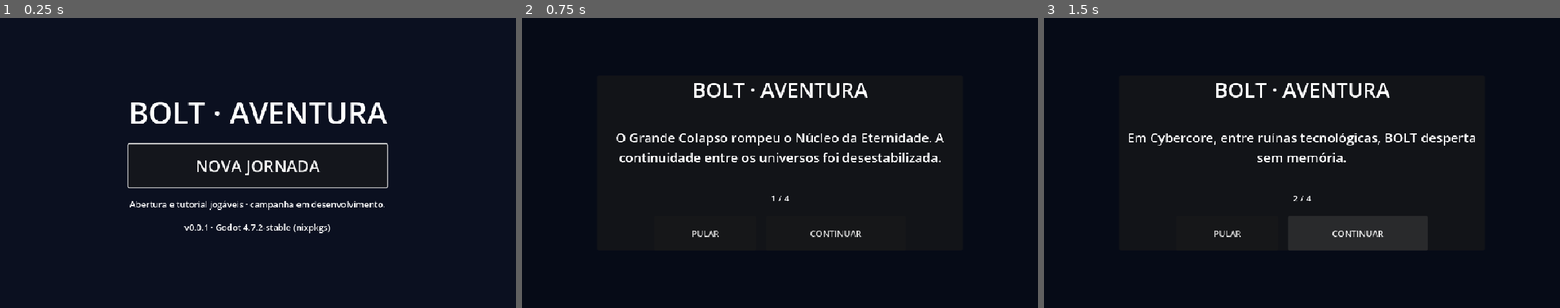
Above: before the commit, frames 1-3 (left to right).
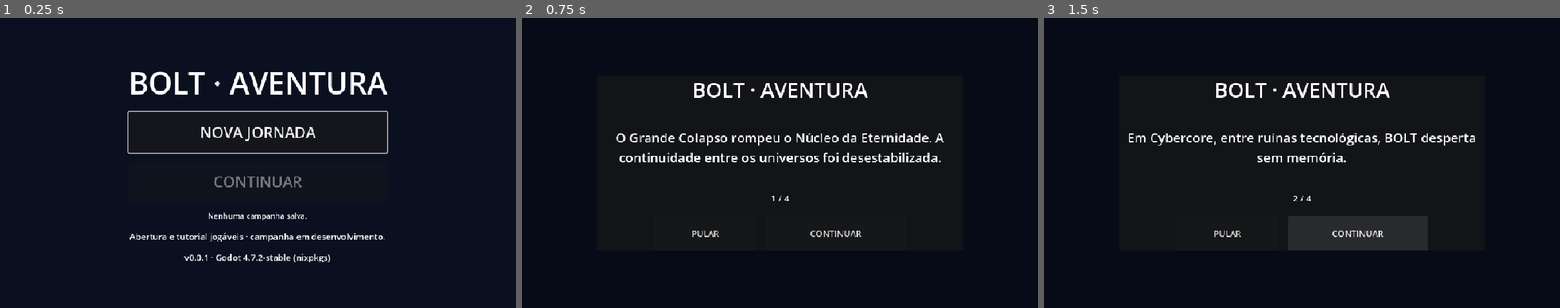
Above: after the commit, the same moments.

Repository: jyanzy19-yml/new-bolt-aventura
Game: Godot game, scene res://scenes/boot/boot.tscn
Two runs of this game, one before a commit and one after it. Both use one fixed random seed, a clock stepped at 60 frames per second and the inputs below.
Inputs:
- Up to frame 1 (0.25 s): no input
- Up to frame 2 (0.75 s): click "NOVA JORNADA" at 0.5 s
- Up to frame 3 (1.5 s): click "CONTINUAR" at 1.25 s

The runs differ from the first frame. In frame 1, 7.0% of the frame differs, in the area x 24-76%, y 18-85%; in frame 2, nothing differs; in frame 3, nothing differs.

Commit message:
feat: add campaign new-game and continue flow

Diff:
--- a/scenes/ui/main_menu.tscn
+++ b/scenes/ui/main_menu.tscn
@@ -21,7 +21,7 @@
 
 [node name="Column" type="VBoxContainer" parent="Center"]
 layout_mode = 2
-theme_override_constants/separation = 20
+theme_override_constants/separation = 16
 
 [node name="Title" type="Label" parent="Center/Column"]
 layout_mode = 2
@@ -31,10 +31,27 @@
 
 [node name="PlayButton" type="Button" parent="Center/Column"]
 unique_name_in_owner = true
-custom_minimum_size = Vector2(380, 80)
+custom_minimum_size = Vector2(380, 76)
 layout_mode = 2
-theme_override_font_sizes/font_size = 30
+theme_override_font_sizes/font_size = 28
 text = "NOVA JORNADA"
+
+[node name="ContinueButton" type="Button" parent="Center/Column"]
+unique_name_in_owner = true
+custom_minimum_size = Vector2(380, 76)
+layout_mode = 2
+theme_override_font_sizes/font_size = 28
+disabled = true
+text = "CONTINUAR"
+
+[node name="ProgressStatusLabel" type="Label" parent="Center/Column"]
+unique_name_in_owner = true
+custom_minimum_size = Vector2(480, 0)
+layout_mode = 2
+theme_override_font_sizes/font_size = 14
+text = "Verificando progresso…"
+horizontal_alignment = 1
+autowrap_mode = 2
 
 [node name="DevNote" type="Label" parent="Center/Column"]
 layout_mode = 2
--- a/scripts/campaign/campaign_progress.gd
+++ b/scripts/campaign/campaign_progress.gd
@@ -91,6 +91,40 @@
 	return typeof(completed) == TYPE_ARRAY and completed.has(level_id)
 
 
+## New-game and resume entry points
+
+func start_new_campaign() -> bool:
+	# Reset only the campaign domain. Other valid save domains (settings, etc.) survive.
+	# An unreadable envelope is never deleted implicitly; the caller may still start a
+	# session, but persistence remains unavailable until the save can be recovered.
+	last_error = ""
+	var payload: Dictionary = SaveSystem.load_payload()
+	if not SaveSystem.last_error.is_empty() and SaveSystem.last_error != "recovered_backup":
+		last_error = SaveSystem.last_error
+		return false
+	payload[PAYLOAD_KEY] = _default_state()
+	if not SaveSystem.save_payload(payload):
+		last_error = SaveSystem.last_error
+		return false
+	last_error = ""
+	return true
+
+
+func begin_level(level_id: String) -> bool:
+	if level_id.is_empty():
+		last_error = "empty_level_id"
+		return false
+	var state: Dictionary = load_state()
+	if not last_error.is_empty():
+		return false
+	# Re-entering the same level must not erase its active checkpoint.
+	if str(state.get("current_level_id", "")) == level_id:
+		return true
+	state["current_level_id"] = level_id
+	state["active_checkpoint_id"] = ""
+	return _persist_state(state)
+
+
 func _persist_state(state: Dictionary) -> bool:
 	var payload: Dictionary = SaveSystem.load_payload()
 	if not SaveSystem.last_error.is_empty() and SaveSystem.last_error != "recovered_backup":
--- a/scripts/campaign/cybercore_w1_l1.gd
+++ b/scripts/campaign/cybercore_w1_l1.gd
@@ -31,6 +31,8 @@
 	_health_pickup.collected.connect(_on_health_pickup_collected)
 	_goal.body_entered.connect(_on_goal_body_entered)
 	_respawn_position = _spawn.global_position
+	if not CampaignProgress.begin_level(LEVEL_ID):
+		push_warning("W1-L1: não foi possível registrar a entrada na fase (%s)." % CampaignProgress.last_error)
 	var saved_checkpoint_id: String = CampaignProgress.get_checkpoint_id(LEVEL_ID)
 	if not CampaignProgress.last_error.is_empty():
 		push_warning("W1-L1: progresso persistente indisponível (%s)." % CampaignProgress.last_error)
--- a/scripts/ui/main_menu.gd
+++ b/scripts/ui/main_menu.gd
@@ -1,28 +1,89 @@
 extends Control
-## Menu principal. Só expõe o que funciona: entrar na sandbox de movimento (desenvolvimento).
-## Continuar, configurações, seleção de mundo etc. aparecerão quando existirem de verdade.
+## Menu principal com entrada explícita em campanha nova ou retomada de progresso válido.
 
 const OPENING_PATH: String = "res://scenes/campaign/opening_cinematic.tscn"
+const W1_L1_ID: String = "W1-L1"
+const W1_L1_PATH: String = "res://scenes/campaign/cybercore_w1_l1.tscn"
 
 @onready var _version: Label = %VersionLabel
 @onready var _play: Button = %PlayButton
+@onready var _continue: Button = %ContinueButton
+@onready var _progress_status: Label = %ProgressStatusLabel
 
 
 func _ready() -> void:
 	var version: String = str(ProjectSettings.get_setting("application/config/version", "?"))
 	_version.text = "v%s · Godot %s" % [version, Engine.get_version_info().get("string", "?")]
-	_play.pressed.connect(_on_play_pressed)
+	_play.pressed.connect(_on_new_game_pressed)
+	_continue.pressed.connect(_on_continue_pressed)
+	_refresh_continue_state()
 	_play.grab_focus()
 
 
-func _on_play_pressed() -> void:
-	# SceneFlow é resolvido em runtime (não pelo identificador global): este script é compilado
-	# numa thread do carregamento assíncrono e a referência direta ao autoload falhava de forma
-	# intermitente (ver docs/technical/06-godot-project-foundation.md §6).
+func _refresh_continue_state() -> void:
+	var state: Dictionary = CampaignProgress.load_state()
+	var current_level_id: String = str(state.get("current_level_id", ""))
+	var load_error: String = CampaignProgress.last_error
+	var can_continue: bool = load_error.is_empty() and current_level_id == W1_L1_ID
+	can_continue = can_continue and ResourceLoader.exists(W1_L1_PATH, "PackedScene")
+	_continue.disabled = not can_continue
+
+	if not load_error.is_empty():
+		_progress_status.text = "SAVE INDISPONÍVEL · Você ainda pode iniciar uma nova jornada."
+	elif current_level_id.is_empty():
+		_progress_status.text = "Nenhuma campanha salva."
+	elif current_level_id != W1_L1_ID or not ResourceLoader.exists(W1_L1_PATH, "PackedScene"):
+		_progress_status.text = "O progresso salvo aponta para uma fase ainda indisponível."
+	elif SaveSystem.last_error == "recovered_backup":
+		_progress_status.text = "Progresso recuperado do backup · Cybercore disponível."
+	elif CampaignProgress.is_level_completed(W1_L1_ID):
+		_progress_status.text = "Trecho concluído · Cybercore disponível para revisitar."
+	else:
+		_progress_status.text = "Progresso disponível · Cybercore."
+
+
+func _resolve_continue_path() -> String:
+	var state: Dictionary = CampaignProgress.load_state()
+	if not CampaignProgress.last_error.is_empty():
+		return ""
+	if str(state.get("current_level_id", "")) != W1_L1_ID:
+		return ""
+	if not ResourceLoader.exists(W1_L1_PATH, "PackedScene"):
+		return ""
+	return W1_L1_PATH
+
+
+func _on_new_game_pressed() -> void:
+	_play.disabled = true
+	_continue.disabled = true
+	if not CampaignProgress.start_new_campaign():
+		# Corrupt/unreadable storage must not prevent entering gameplay. The session can
+		# continue, but checkpoint/progress persistence will report its own write failure.
+		push_warning("MainMenu: nova jornada iniciada sem redefinir o save (%s)." % CampaignProgress.last_error)
+		_progress_status.text = "Save indisponível · esta sessão pode não ser persistida."
+	_transition_to(OPENING_PATH)
+
+
+func _on_continue_pressed() -> void:
+	var resume_path: String = _resolve_continue_path()
+	if resume_path.is_empty():
+		_refresh_continue_state()
+		return
+	_transition_to(resume_path)
+
+
+func _transition_to(path: String) -> void:
+	# Resolve SceneFlow at runtime: it is also used by scenes loaded on a worker thread.
 	var flow: Node = get_node_or_null("/root/SceneFlow")
 	if flow == null:
 		push_error("MainMenu: autoload SceneFlow ausente.")
+		_restore_menu()
 		return
-	_play.disabled = true  # evita segundo toque durante o carregamento
-	if not flow.change_scene(OPENING_PATH):
-		_play.disabled = false
+	if not flow.change_scene(path):
+		_restore_menu()
+
+
+func _restore_menu() -> void:
+	_play.disabled = false
+	_refresh_continue_state()
+	_play.grab_focus()
--- a/tests/unit/test_campaign_entry.gd
+++ b/tests/unit/test_campaign_entry.gd
@@ -76,6 +76,7 @@
 	check(cybercore_instance.get_node_or_null("HealthPickup") is BoltHealthPickup, "W1-L1 contém recuperação")
 	check(cybercore_instance.get_node_or_null("Goal") is Area2D, "W1-L1 contém objetivo de trecho")
 	check(cybercore_instance.get_node_or_null("Hud") is Hud, "W1-L1 mantém HUD e controles touch")
+	check_eq(CampaignProgress.load_state().get("current_level_id"), "W1-L1", "entrada na W1-L1 registra o ponto de retomada")
 	var level_player: BoltPlayer = cybercore_instance.get_node("Bolt") as BoltPlayer
 	var checkpoint: BoltCheckpoint = cybercore_instance.get_node("Checkpoint") as BoltCheckpoint
 	var pickup: BoltHealthPickup = cybercore_instance.get_node("HealthPickup") as BoltHealthPickup
@@ -228,3 +229,56 @@
 	SaveSystem.delete_save()
 	SaveSystem.storage_path_override = ""
 	return true
+
+
+func test_main_menu_gates_continue_and_keeps_new_game_available_on_bad_save() -> bool:
+	const TEST_SAVE_PATH: String = "user://bolt_main_menu_flow_test.json"
+	SaveSystem.storage_path_override = TEST_SAVE_PATH
+	SaveSystem.delete_save()
+	var menu_scene: PackedScene = load("res://scenes/ui/main_menu.tscn") as PackedScene
+	check(menu_scene != null, "menu principal carrega")
+	if menu_scene == null:
+		SaveSystem.storage_path_override = ""
+		return true
+
+	var menu: Node = menu_scene.instantiate()
+	tree.root.add_child(menu)
+	await tree.process_frame
+	var new_game: Button = menu.get_node("Center/Column/PlayButton") as Button
+	var continue_button: Button = menu.get_node("Center/Column/ContinueButton") as Button
+	var status: Label = menu.get_node("Center/Column/ProgressStatusLabel") as Label
+	check(new_game != null and not new_game.disabled, "Nova Jornada permanece disponível sem save")
+	check(continue_button != null and continue_button.disabled, "Continuar fica indisponível sem progresso")
+	check(continue_button.pressed.is_connected(Callable(menu, "_on_continue_pressed")), "Continuar está ligado ao callback de retomada")
+	check_eq(menu.call("_resolve_continue_path"), "", "sem progresso não há destino de retomada")
+
+	check(CampaignProgress.begin_level("W1-L1"), "fixture registra uma fase implementada")
+	menu.call("_refresh_continue_state")
+	check(not continue_button.disabled, "Continuar é habilitado para W1-L1 existente")
+	check_eq(menu.call("_resolve_continue_path"), "res://scenes/campaign/cybercore_w1_l1.tscn", "retomada aponta diretamente para W1-L1, sem repetir abertura/tutorial")
+
+	check(CampaignProgress.begin_level("W1-L2"), "fixture representa um ID de fase ainda não disponível")
+	menu.call("_refresh_continue_state")
+	check(continue_button.disabled, "fase sem cena não habilita Continuar")
+	check(status.text.contains("indisponível"), "menu explica que a fase salva ainda não está disponível")
+	menu.free()
+
+	SaveSystem.delete_save()
+	var corrupt_file: FileAccess = FileAccess.open(TEST_SAVE_PATH, FileAccess.WRITE)
+	check(corrupt_file != null, "cria fixture de save corrompido")
+	if corrupt_file != null:
+		corrupt_file.store_string("{invalid-json")
+		corrupt_file.close()
+	var corrupt_menu: Node = menu_scene.instantiate()
+	tree.root.add_child(corrupt_menu)
+	await tree.process_frame
+	var corrupt_new_game: Button = corrupt_menu.get_node("Center/Column/PlayButton") as Button
+	var corrupt_continue: Button = corrupt_menu.get_node("Center/Column/ContinueButton") as Button
+	var corrupt_status: Label = corrupt_menu.get_node("Center/Column/ProgressStatusLabel") as Label
+	check(not corrupt_new_game.disabled, "save corrompido não bloqueia Nova Jornada")
+	check(corrupt_continue.disabled, "save corrompido não oferece retomada inválida")
+	check(corrupt_status.text.contains("SAVE INDISPONÍVEL"), "menu informa indisponibilidade do save")
+	corrupt_menu.free()
+	SaveSystem.delete_save()
+	SaveSystem.storage_path_override = ""
+	return true
--- a/tests/unit/test_campaign_progress.gd
+++ b/tests/unit/test_campaign_progress.gd
@@ -66,5 +66,59 @@
 	check_eq(state.get("current_level_id"), "", "unknown schema is not interpreted as current state")
 	check_eq(progress.get("last_error"), "unsupported_progress_schema", "reports incompatible progress schema")
 	check(not progress.call("save_checkpoint", "W1-L1", "cp_2"), "does not overwrite an unsupported schema silently")
+	check(progress.call("start_new_campaign"), "explicit Nova Jornada replaces an incompatible campaign schema")
+	state = progress.call("load_state")
+	check_eq(state.get("current_level_id"), "", "incompatible campaign progress is reset to a clean state")
+	check_eq(progress.get("last_error"), "", "new campaign can continue after explicit reset")
 	_cleanup()
 	return true
+
+
+func test_new_campaign_resets_campaign_only_and_preserves_other_domains() -> bool:
+	var progress: Node = _prepare()
+	check(SaveSystem.save_payload({
+		"settings": {"music": 0.25, "sfx": 0.5},
+		"campaign_progress": {
+			"campaign_id": "main",
+			"schema_version": 1,
+			"current_level_id": "W1-L1",
+			"active_checkpoint_id": "cybercore_w1_l1_checkpoint",
+			"completed_level_ids": ["W1-L1"],
+		},
+	}), "semeia save com progresso e configurações")
+	check(progress.call("start_new_campaign"), "Nova Jornada redefine o domínio da campanha")
+	var state: Dictionary = progress.call("load_state")
+	check_eq(state.get("current_level_id"), "", "nova campanha começa sem fase atual")
+	check_eq(state.get("active_checkpoint_id"), "", "nova campanha começa sem checkpoint")
+	check_eq(state.get("completed_level_ids"), [], "nova campanha limpa fases concluídas")
+	var payload: Dictionary = SaveSystem.load_payload()
+	check_eq(payload.get("settings"), {"music": 0.25, "sfx": 0.5}, "configurações de outros domínios são preservadas")
+	_cleanup()
+	return true
+
+
+func test_begin_level_records_resume_point_and_preserves_same_level_checkpoint() -> bool:
+	var progress: Node = _prepare()
+	check(progress.call("begin_level", "W1-L1"), "entrada na fase registra o ponto de retomada")
+	var state: Dictionary = progress.call("load_state")
+	check_eq(state.get("current_level_id"), "W1-L1", "fase atual fica persistida desde a entrada")
+	check_eq(state.get("active_checkpoint_id"), "", "entrada inicial não inventa checkpoint")
+	check(progress.call("save_checkpoint", "W1-L1", "cybercore_w1_l1_checkpoint"), "checkpoint existente pode ser gravado")
+	check(progress.call("begin_level", "W1-L1"), "reentrada na mesma fase é idempotente")
+	check_eq(progress.call("get_checkpoint_id", "W1-L1"), "cybercore_w1_l1_checkpoint", "reentrada não apaga checkpoint ativo")
+	_cleanup()
+	return true
+
+
+func test_new_campaign_does_not_overwrite_unreadable_save() -> bool:
+	var progress: Node = _prepare()
+	var corrupt_file: FileAccess = FileAccess.open(TEST_SAVE_PATH, FileAccess.WRITE)
+	check(corrupt_file != null, "abre arquivo temporário para fixture corrompida")
+	if corrupt_file != null:
+		corrupt_file.store_string("{invalid-json")
+		corrupt_file.close()
+	check(not progress.call("start_new_campaign"), "não sobrescreve envelope ilegível sem recuperação")
+	check_eq(progress.get("last_error"), "invalid_json", "expõe a causa da falha de persistência")
+	check(FileAccess.file_exists(TEST_SAVE_PATH), "arquivo corrompido é preservado para diagnóstico/recuperação")
+	_cleanup()
+	return true
Not shown, added: docs/decisions/ADR-0005-main-menu-campaign-entry.md
Not shown, changed: docs/production/CONTINUITY.md
Not shown, added: docs/production/handoffs/HANDOFF_MAIN_MENU_CONTINUE.md
Not shown, changed: docs/production/implementation-tracker.md
Not shown, added: docs/production/plans/2026-11-26-main-menu-new-game-continue.md
Not shown, changed: docs/production/stage-status.md
